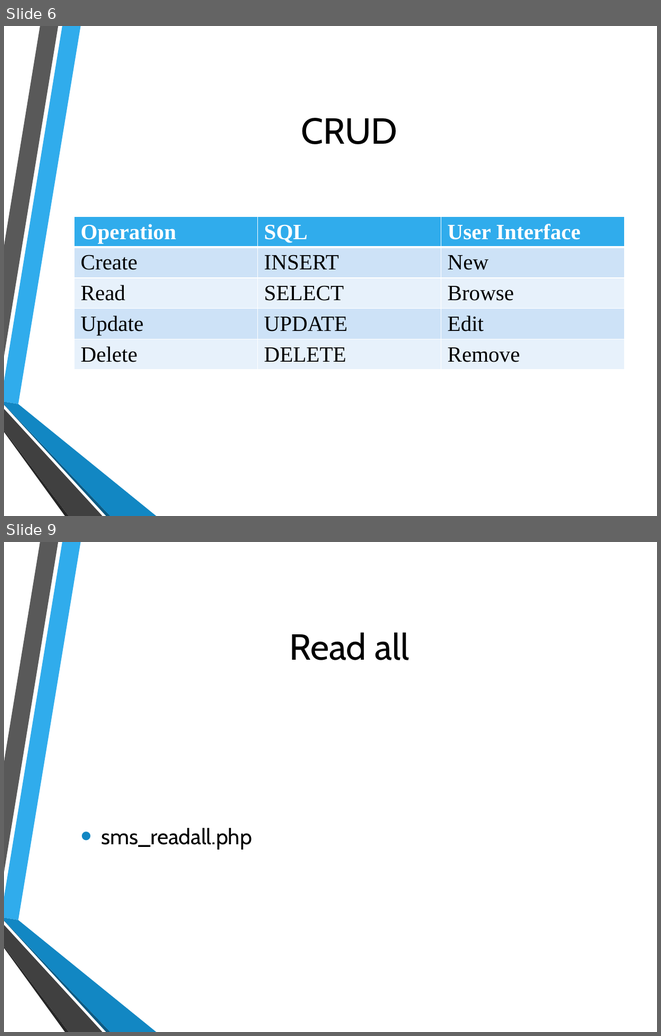
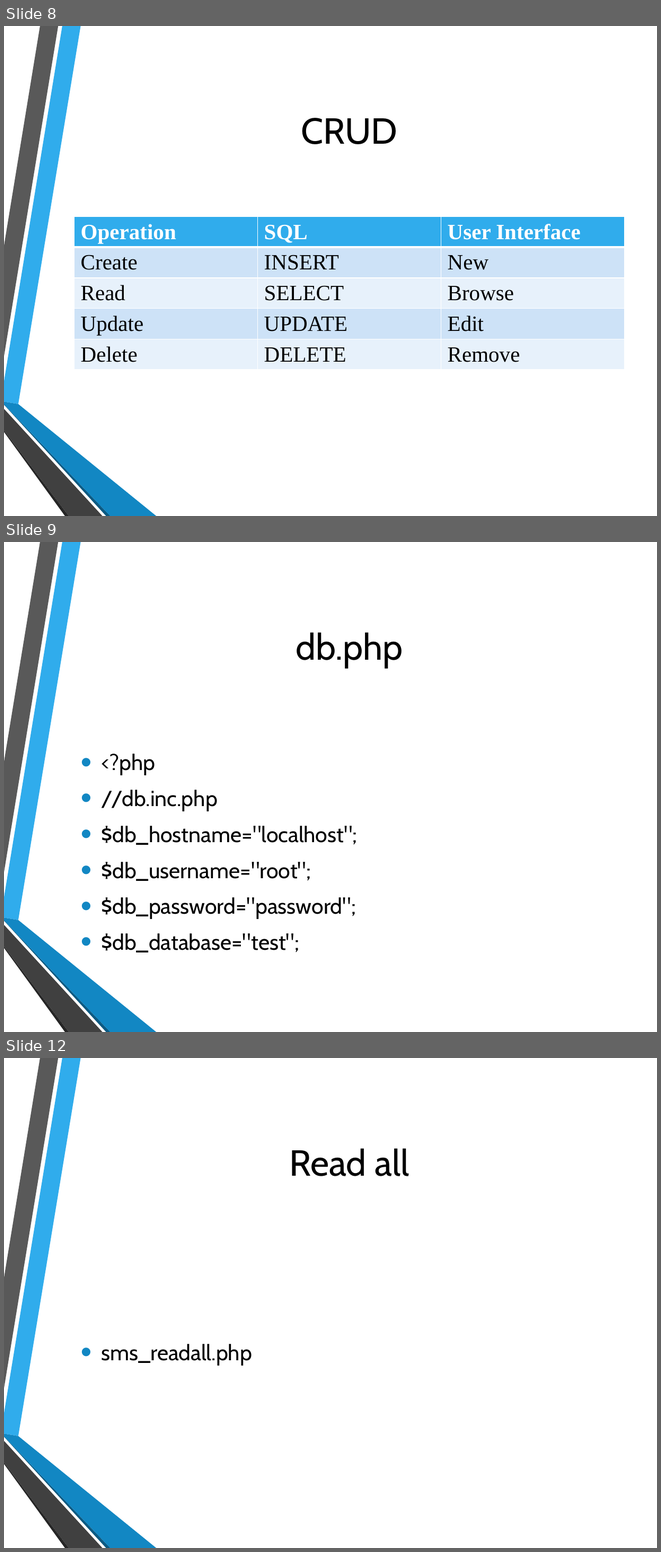
Before and after one commit to hatted/fevaworks-php, a slide deck: php-fw9/SMS.pptx. Shown one above the other, each under a label of ours: slides 6 and 9 before the commit, slides 8, 9 and 12 after it; the slides between them are not shown. The pictures are 661x1036 and 661x1552 pixels, drawn with LibreOffice and Linux fonts; fonts in the diff are those of the drawing; background and template pictures are left out. Boxes give left, top, right and bottom in pixels: in the first picture for what was removed or moved away, otherwise in the second. Text is boxed around its words. In the diff, an @@ line names an element or a change of style, - is before the commit and + after.

```diff
--- a/php-fw9/SMS.pptx
+++ b/php-fw9/SMS.pptx
@@ slide 9 added at (x1=4, y1=542, x2=657, y2=1032), background picture (left out); not listed: 6 template elements that a slide beside it also shows @@
@@ title added at (x1=296, y1=632, x2=403, y2=668), 40 pt, text #000000 @@
+db.php
@@ text added at (x1=101, y1=753, x2=358, y2=952), 24 pt, text #000000 @@
+• <?php
+• //db.inc.php
+• $db_hostname="localhost";
+• $db_username="root";
+• $db_password="password";
+• $db_database="test";
@@ what was slide 6 is now slide 8 @@
@@ what was slide 9 is now slide 12 @@
```
Also in this commit, not shown: 4 slides changed, 7 other slides added, 34 other files.
